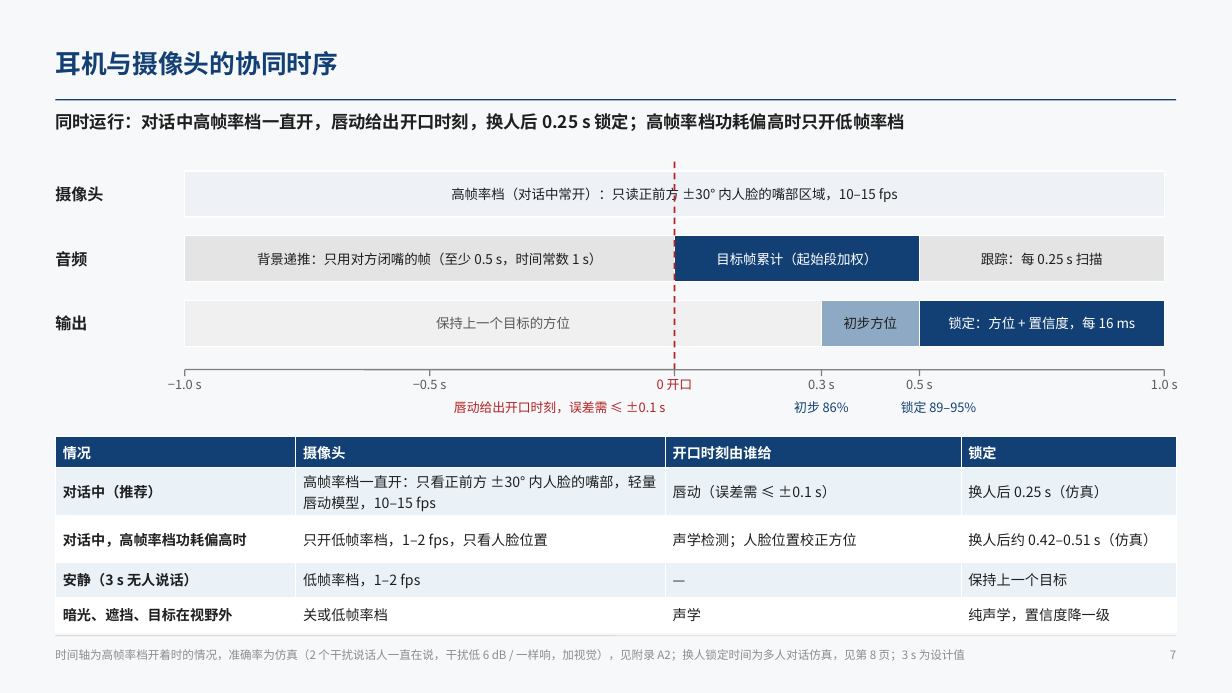
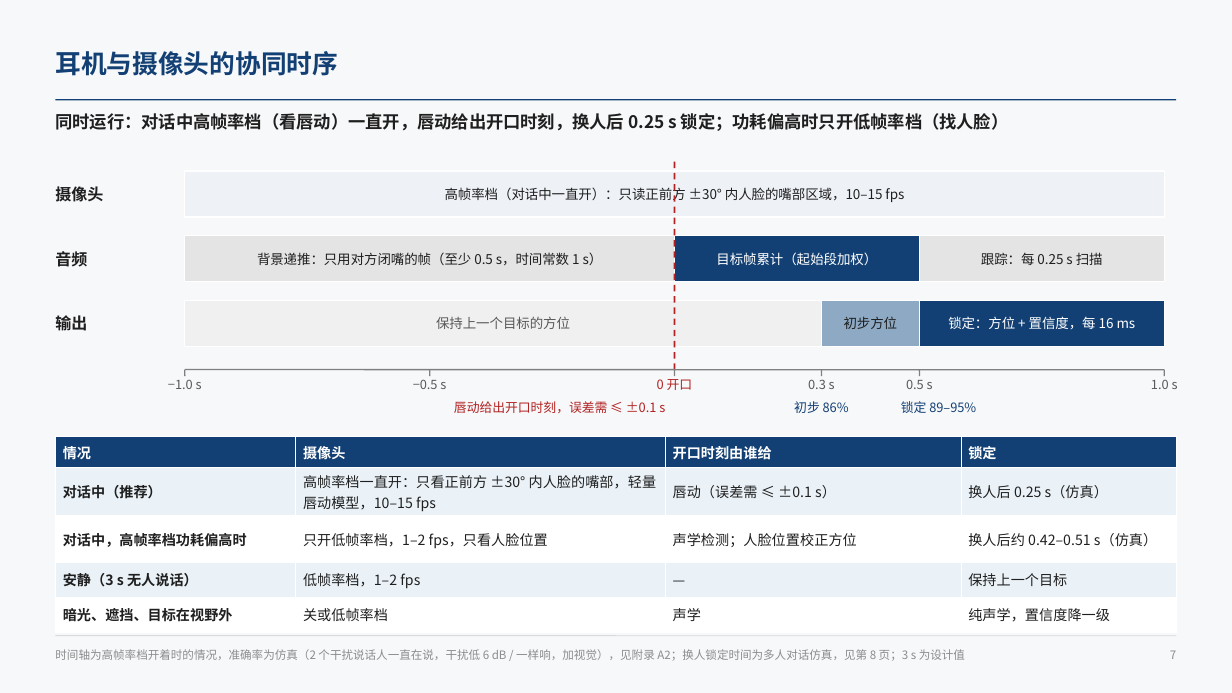
Before and after one commit to ZeroFoxxi/ssl-scene1, a slide deck: slide 7 of 02_耳机声源定位/耳机摄像头听觉辅助_整体设计方案.pptx. Drawn at 1232x693 pixels with LibreOffice and Linux fonts; fonts in the diff are those of the drawing. Boxes give left, top, right and bottom in pixels: in the first picture for what was removed or moved away, otherwise in the second. Text is boxed around its words. In the diff, an @@ line names an element or a change of style, - is before the commit and + after.

```diff
--- a/02_耳机声源定位/耳机摄像头听觉辅助_整体设计方案.pptx
+++ b/02_耳机声源定位/耳机摄像头听觉辅助_整体设计方案.pptx
@@ text at bbox=[55, 113, 1009, 131]: text changed @@
-同时运行：对话中高帧率档一直开，唇动给出开口时刻，换人后 0.25 s 锁定；高帧率档功耗偏高时只开低帧率档
+同时运行：对话中高帧率档（看唇动）一直开，唇动给出开口时刻，换人后 0.25 s 锁定；功耗偏高时只开低帧率档（找人脸）
@@ text at bbox=[445, 185, 904, 202]: text changed @@
-高帧率档（对话中常开）：只读正前方 ±30° 内人脸的嘴部区域，10–15 fps
+高帧率档（对话中一直开）：只读正前方 ±30° 内人脸的嘴部区域，10–15 fps
```
Also in this commit, not shown: 5 other slides changed, 3 other files.
